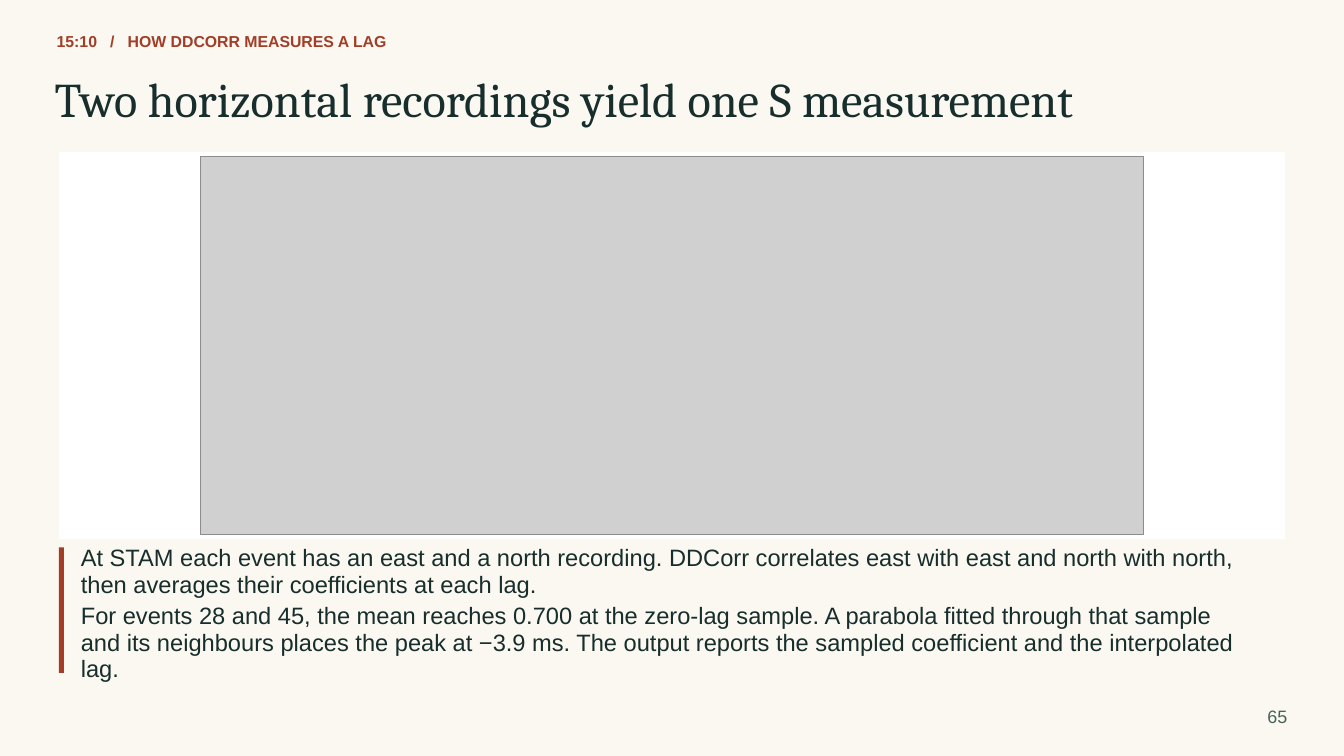
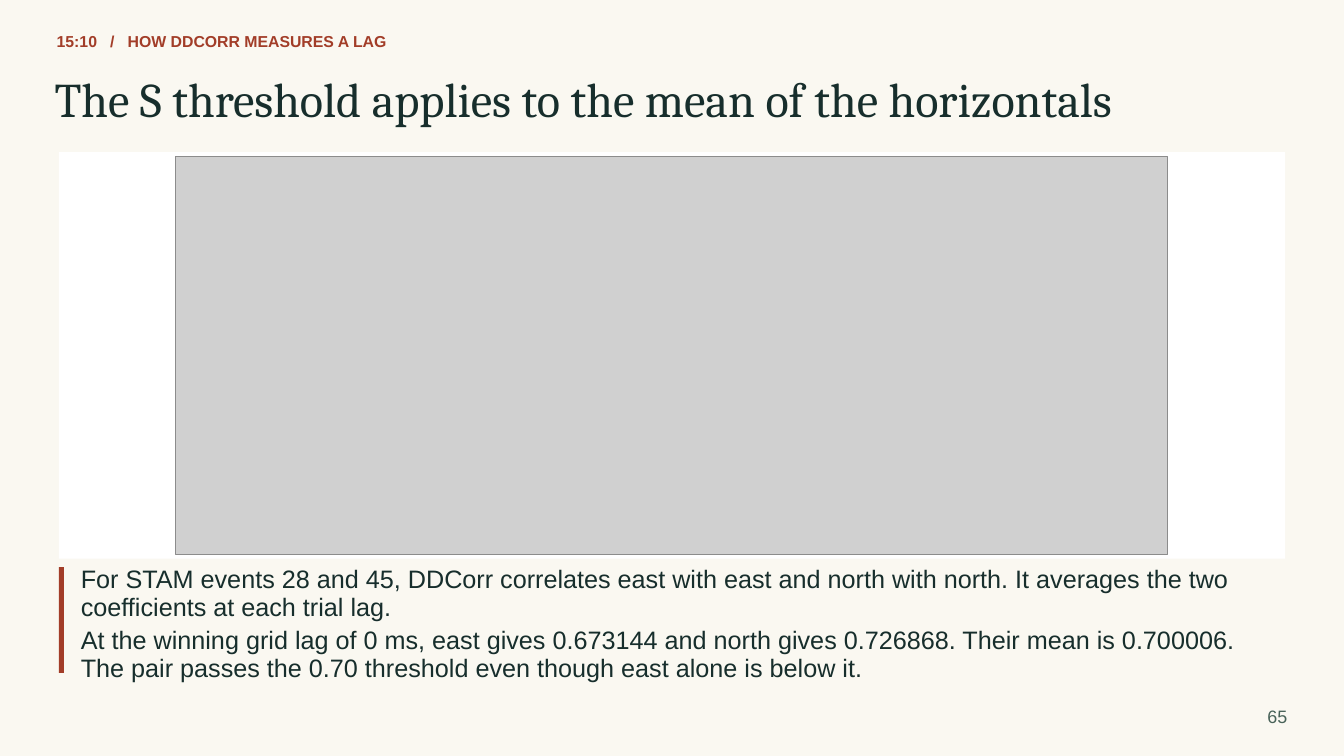
Before and after one commit to eliasrh/DDCorr.jl, a slide deck: slide 65 of teaching/DDCorr_minicourse.pptx. Drawn at 1344x756 pixels with LibreOffice and Linux fonts; fonts in the diff are those of the drawing; grey boxes stand for pictures. Boxes give left, top, right and bottom in pixels: in the first picture for what was removed or moved away, otherwise in the second. Text is boxed around its words. In the diff, an @@ line names an element or a change of style, - is before the commit and + after.

```diff
--- a/teaching/DDCorr_minicourse.pptx
+++ b/teaching/DDCorr_minicourse.pptx
@@ text at <box>55,82,1112,127</box>: text changed @@
-Two horizontal recordings yield one S measurement
+The S threshold applies to the mean of the horizontals
@@ rectangle: place and size @@
-rectangle at <box>58,152,1286,539</box>
+rectangle at <box>58,152,1286,559</box>
@@ picture: place and size @@
-picture at <box>201,156,1143,534</box>
+picture at <box>176,156,1169,555</box>
@@ rectangle: place and size @@
-rectangle at <box>58,547,64,674</box>
+rectangle at <box>58,568,64,674</box>
@@ text at <box>81,569,1228,593</box>: text changed; size 16.9 to 18 pt @@
-At STAM each event has an east and a north recording. DDCorr correlates east with east and north with north,
+For STAM events 28 and 45, DDCorr correlates east with east and north with north. It averages the two
@@ text at <box>81,597,392,622</box>: text changed; size 16.9 to 18 pt @@
-then averages their coefficients at each lag.
+coefficients at each trial lag.
@@ text removed at <box>81,607,1211,629</box> @@
-For events 28 and 45, the mean reaches 0.700 at the zero-lag sample. A parabola fitted through that sample
@@ text at <box>81,658,862,683</box>: text changed; size 16.9 to 18 pt @@
-lag.
+The pair passes the 0.70 threshold even though east alone is below it.
@@ text removed at <box>81,634,1232,656</box> @@
-and its neighbours places the peak at −3.9 ms. The output reports the sampled coefficient and the interpolated
@@ text added at <box>81,630,1234,655</box>, 18 pt, text #172E2C @@
+At the winning grid lag of 0 ms, east gives 0.673144 and north gives 0.726868. Their mean is 0.700006.
```
Also in this commit, not shown: 16 other slides changed, 20 other files.
